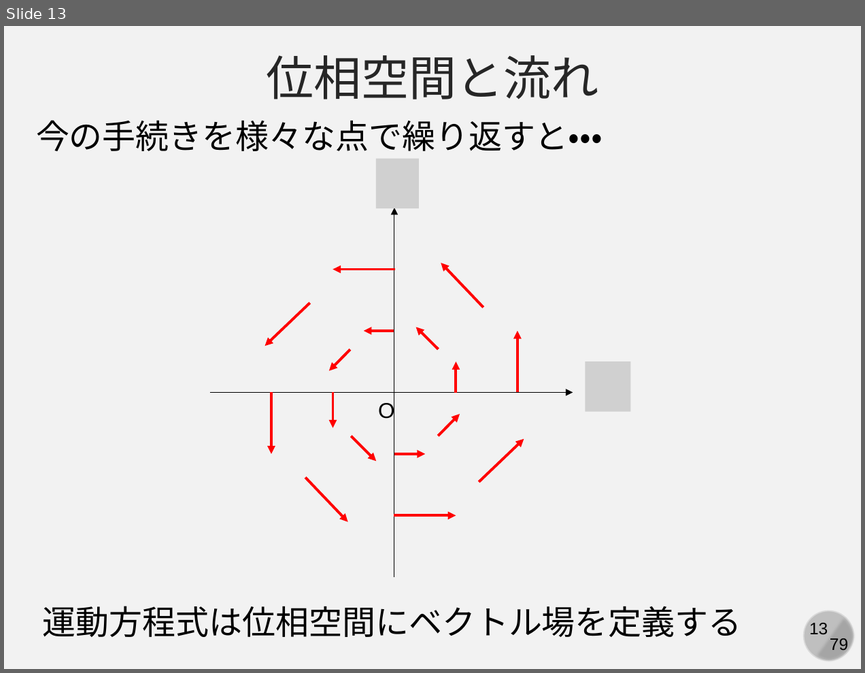
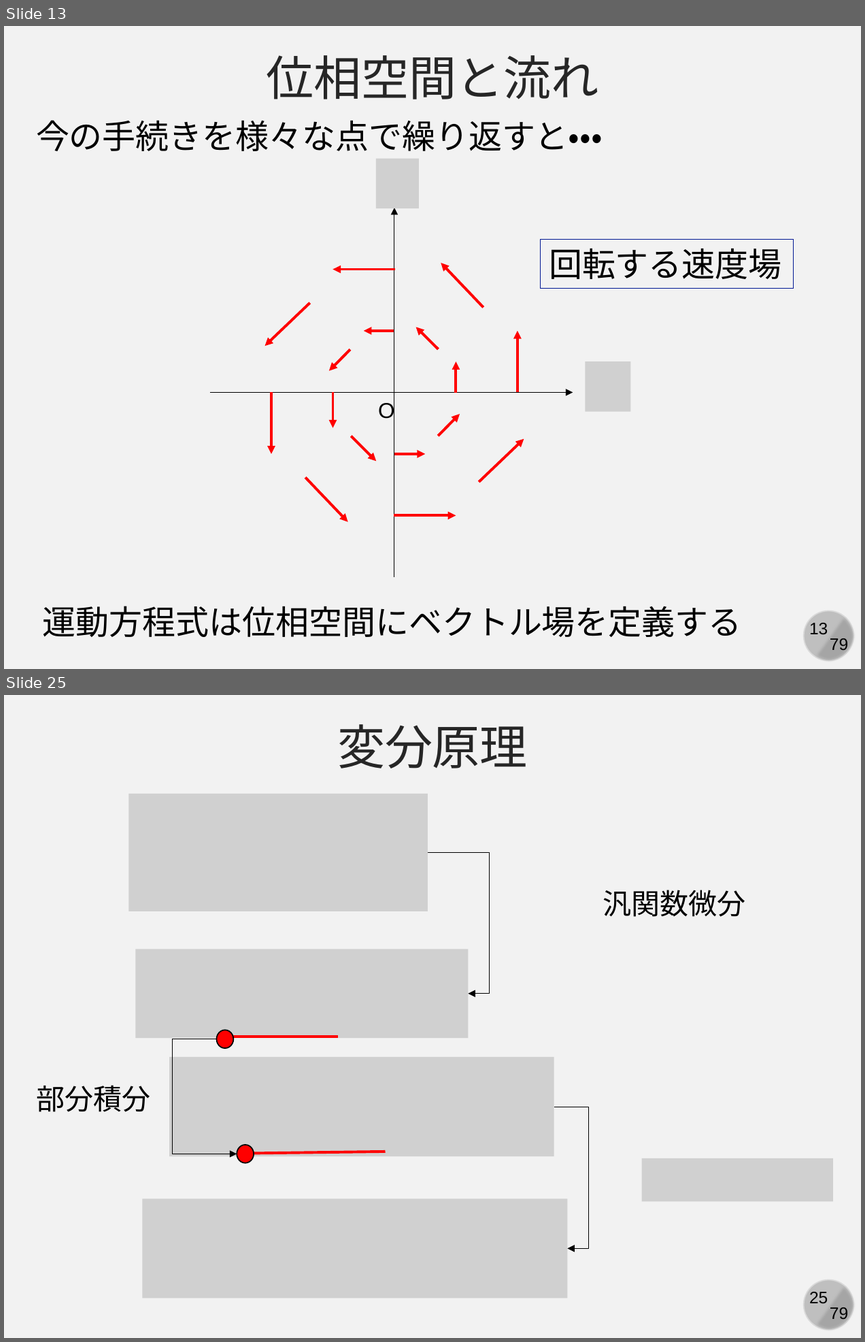
Before and after one commit to kaityo256/simulation_engineering, a slide deck: 05_md_basic/simulation05.pptx. Shown one above the other, each under a label of ours: slide 13 before the commit, slides 13 and 25 after it; the slides between them are not shown. The pictures are 865x673 and 865x1342 pixels, drawn with LibreOffice and Linux fonts; fonts in the diff are those of the drawing; grey boxes stand for pictures. Boxes give left, top, right and bottom in pixels: in the first picture for what was removed or moved away, otherwise in the second. Text is boxed around its words. In the diff, an @@ line names an element or a change of style, - is before the commit and + after.

```diff
--- a/05_md_basic/simulation05.pptx
+++ b/05_md_basic/simulation05.pptx
@@ slide 25 added at [4, 695, 861, 1338], background #F2F2F2; not listed: 4 template elements that a slide beside it also shows @@
@@ text added at [337, 724, 528, 768], 40 pt, text #262626 @@
+変分原理
@@ picture added at [129, 794, 428, 911] @@
@@ elbow arrow added from (427, 853) to (468, 993), #000000 0.5 pt @@
@@ text added at [603, 889, 746, 917], 24 pt, text #000000 @@
+汎関数微分
@@ picture added at [136, 949, 468, 1038] @@
@@ elbow arrow added from (216, 1038) to (237, 1153), #000000 0.5 pt @@
@@ ellipse added at [216, 1030, 234, 1048], fill #FF0000, outline #000000 1 pt @@
@@ line added from (224, 1037) to (338, 1037), #FF0000 2.25 pt @@
@@ picture added at [169, 1057, 554, 1156] @@
@@ text added at [36, 1085, 150, 1112], 24 pt, text #000000 @@
+部分積分
@@ elbow arrow added from (554, 1106) to (567, 1249), #000000 0.5 pt @@
@@ ellipse added at [237, 1145, 254, 1163], fill #FF0000, outline #000000 1 pt @@
@@ line added from (244, 1153) to (385, 1151), #FF0000 2.25 pt @@
@@ picture added at [641, 1157, 832, 1200] @@
@@ picture added at [142, 1199, 567, 1298] @@
@@ slide 13 changed as well @@
@@ rectangle added at [541, 240, 793, 288], outline #011893 0.75 pt, 28 pt, text #000000 @@
+回転する速度場
```
Also in this commit, not shown: 13 other slides added.
